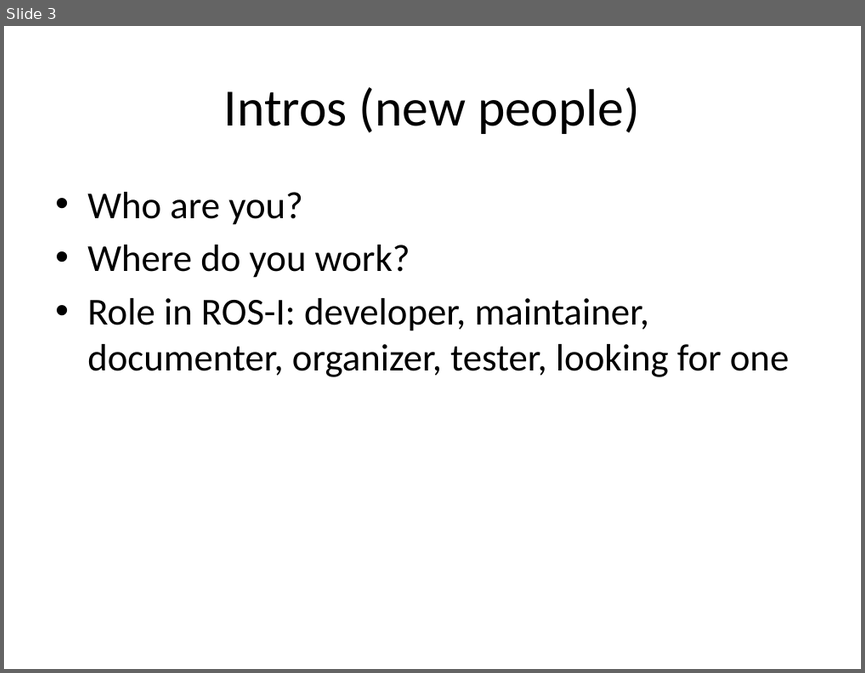
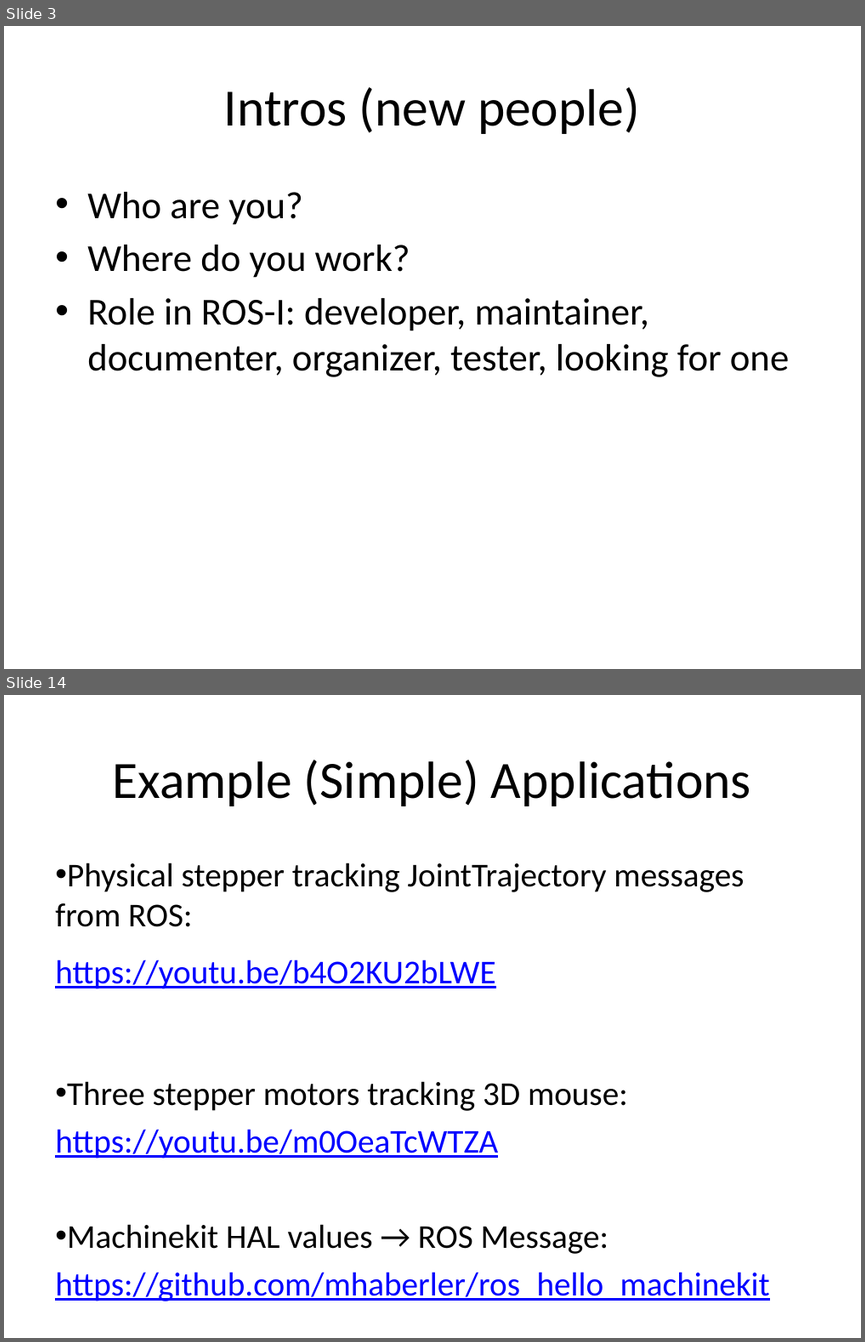
Before and after one commit to ros-industrial/ros_industrial_meetings, a slide deck: developer_meeting_notes/2016_1_12/meeting_agenda.pptx. Shown one above the other, each under a label of ours: slide 3 before the commit, slides 3 and 14 after it; the slides between them are not shown. The pictures are 865x673 and 865x1342 pixels, drawn with LibreOffice and Linux fonts; fonts in the diff are those of the drawing. Boxes give left, top, right and bottom in pixels: in the first picture for what was removed or moved away, otherwise in the second. Text is boxed around its words. In the diff, an @@ line names an element or a change of style, - is before the commit and + after.

```diff
--- a/developer_meeting_notes/2016_1_12/meeting_agenda.pptx
+++ b/developer_meeting_notes/2016_1_12/meeting_agenda.pptx
@@ slide 14 added at <box>4,695,861,1338</box>, background #FFFFFF @@
@@ title added at <box>113,760,751,806</box>, 44 pt, text #000000 @@
+Example (Simple) Applications
@@ text added at <box>55,862,769,1301</box>, 28 pt, text #000000 @@
+• Physical stepper tracking JointTrajectory messages from ROS:
+https://youtu.be/b4O2KU2bLWE
+• Three stepper motors tracking 3D mouse:
+https://youtu.be/m0OeaTcWTZA
+• Machinekit HAL values → ROS Message:
+https://github.com/mhaberler/ros_hello_machinekit
```
Also in this commit, not shown: 6 slides changed, 7 other slides added, 2 other files.
